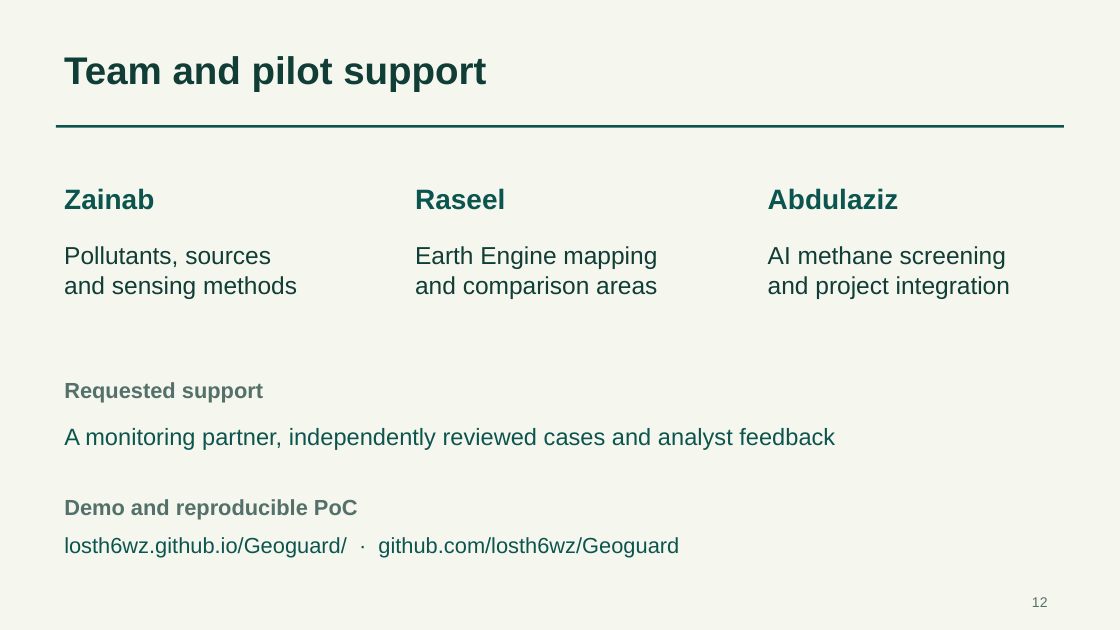
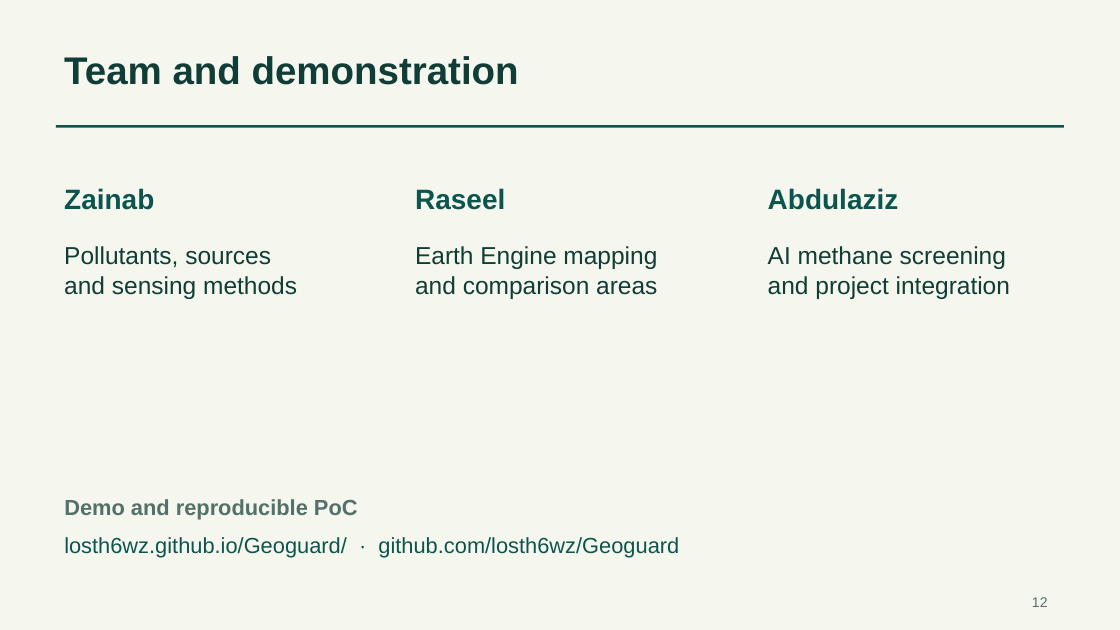
Before and after one commit to losth6wz/Geoguard, a slide deck: slide 12 of presentation/GeoGuard.pptx. Drawn at 1120x630 pixels with LibreOffice and Linux fonts; fonts in the diff are those of the drawing. Boxes give left, top, right and bottom in pixels: in the first picture for what was removed or moved away, otherwise in the second. Text is boxed around its words. In the diff, an @@ line names an element or a change of style, - is before the commit and + after.

Commit message:
Remove requested support from judge materials

```diff
--- a/presentation/GeoGuard.pptx
+++ b/presentation/GeoGuard.pptx
@@ text at bbox=[64, 56, 519, 85]: text changed @@
-Team and pilot support
+Team and demonstration
@@ text removed at bbox=[64, 382, 263, 403] @@
-Requested support
@@ text removed at bbox=[64, 428, 835, 450] @@
-A monitoring partner, independently reviewed cases and analyst feedback
```
Also in this commit, not shown: 2 other files.
